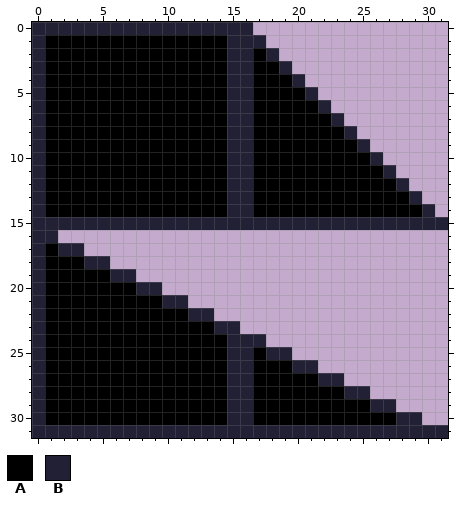
One commit to this pixel-art file: Assets/_game/Art/Tiles/Prototype/prototype.ase. This is how it looked before the edit.
32x32 pixels, 1 frame.
Palette (. is transparent): A #000000  B #222034
Pixels before, first column x 0:
 0 BBBBBBBBBBBBBBBBB...............
 1 BAAAAAAAAAAAAAABBB..............
 2 BAAAAAAAAAAAAAABBAB.............
 3 BAAAAAAAAAAAAAABBAAB............
 4 BAAAAAAAAAAAAAABBAAAB...........
 5 BAAAAAAAAAAAAAABBAAAAB..........
 6 BAAAAAAAAAAAAAABBAAAAAB.........
 7 BAAAAAAAAAAAAAABBAAAAAAB........
 8 BAAAAAAAAAAAAAABBAAAAAAAB.......
 9 BAAAAAAAAAAAAAABBAAAAAAAAB......
10 BAAAAAAAAAAAAAABBAAAAAAAAAB.....
11 BAAAAAAAAAAAAAABBAAAAAAAAAAB....
12 BAAAAAAAAAAAAAABBAAAAAAAAAAAB...
13 BAAAAAAAAAAAAAABBAAAAAAAAAAAAB..
14 BAAAAAAAAAAAAAABBAAAAAAAAAAAAAB.
15 BBBBBBBBBBBBBBBBBBBBBBBBBBBBBBBB
16 BB..............................
17 BABB............................
18 BAAABB..........................
19 BAAAAABB........................
20 BAAAAAAABB......................
21 BAAAAAAAAABB....................
22 BAAAAAAAAAAABB..................
23 BAAAAAAAAAAAAABB................
24 BAAAAAAAAAAAAAABBB..............
25 BAAAAAAAAAAAAAABBABB............
26 BAAAAAAAAAAAAAABBAAABB..........
27 BAAAAAAAAAAAAAABBAAAAABB........
28 BAAAAAAAAAAAAAABBAAAAAAABB......
29 BAAAAAAAAAAAAAABBAAAAAAAAABB....
30 BAAAAAAAAAAAAAABBAAAAAAAAAAABB..
31 BBBBBBBBBBBBBBBBBBBBBBBBBBBBBBBB
New version:
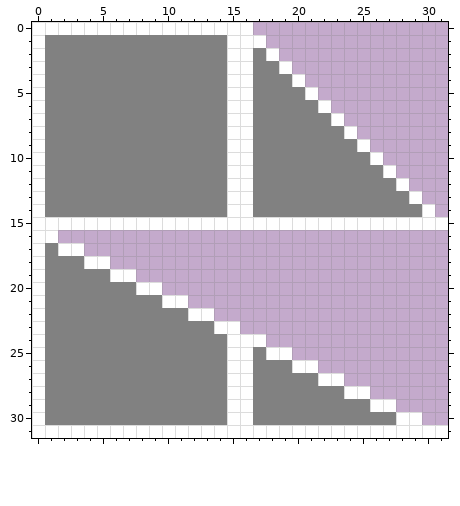
From the commit log: Update prototype tile colors to be lighter, so that color can be applied to sprites to denote tiles with different effects.
The edit:
colour A: #000000 -> #818181
colour B: #222034 -> #ffffff
Pixel boxes of the changes (left, top, right, bottom) in both pictures:
changed: (32, 22, 448, 438)
